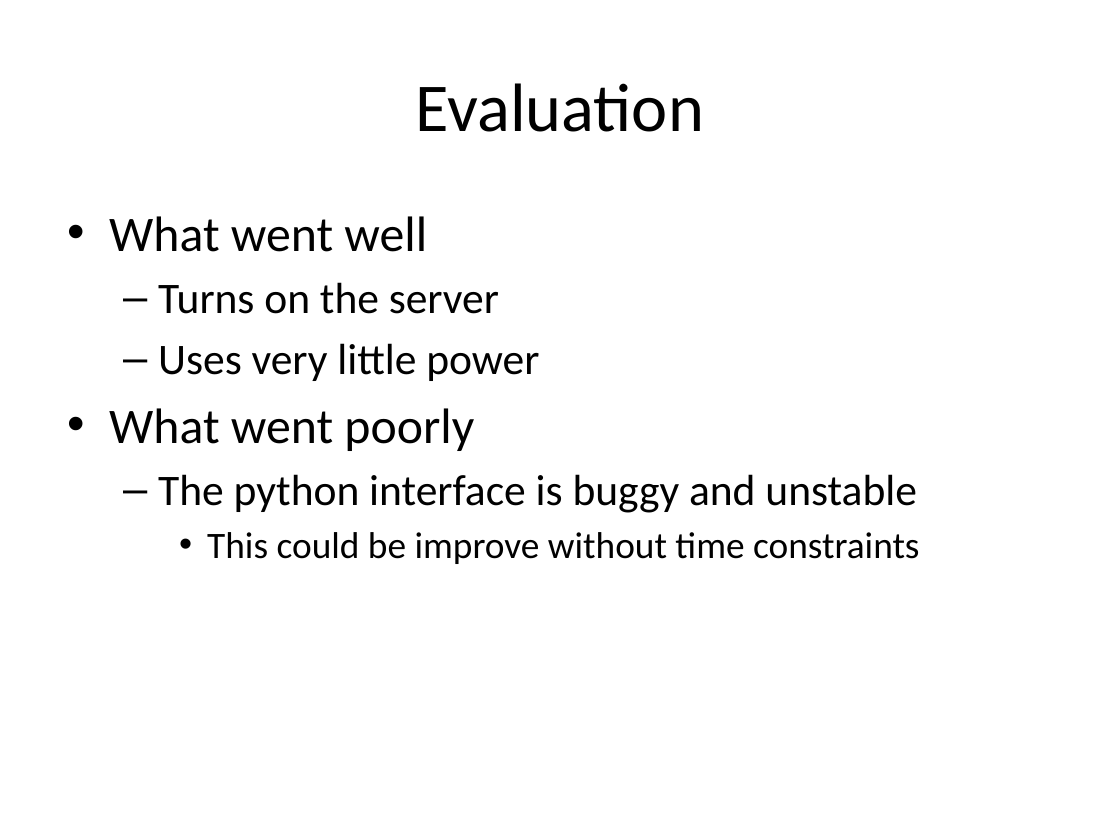
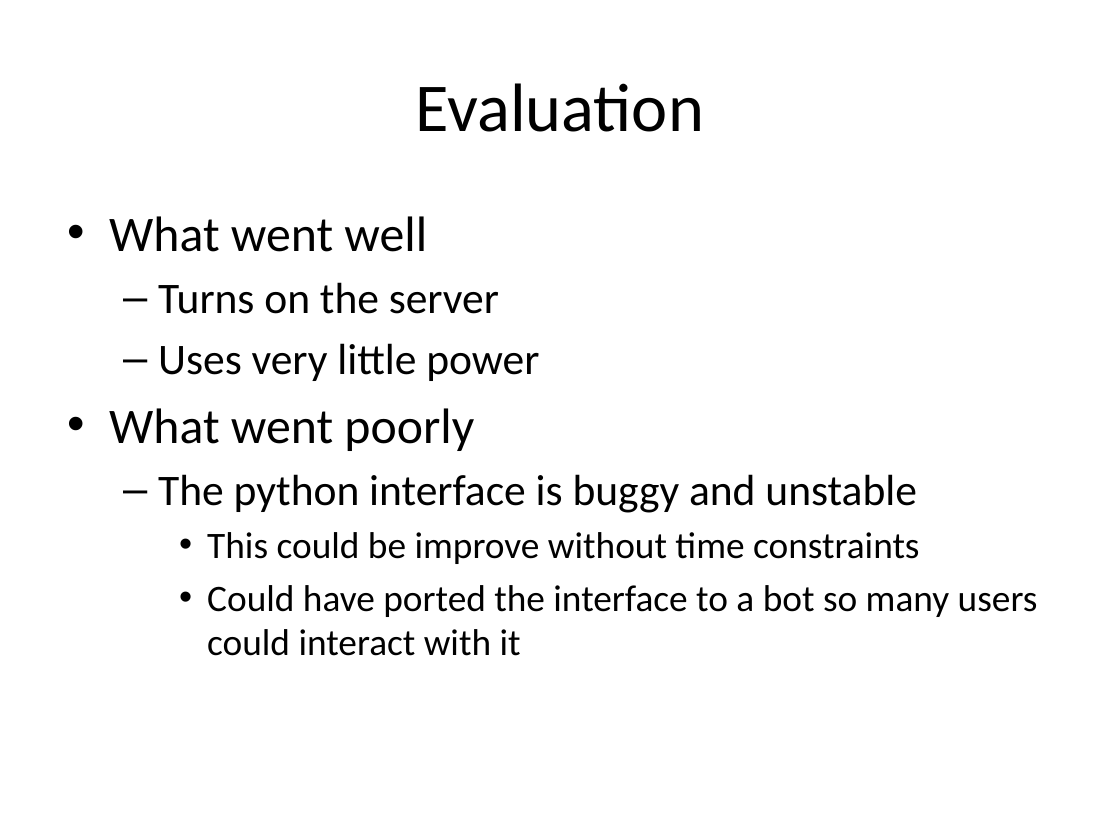
Before and after one commit to AngrySaltyFish/EPQ, a slide deck: slide 15 of EPQ – Artefact.pptx. Drawn at 1120x840 pixels with LibreOffice and Linux fonts; fonts in the diff are those of the drawing. Boxes give left, top, right and bottom in pixels: in the first picture for what was removed or moved away, otherwise in the second. Text is boxed around its words. In the diff, an @@ line names an element or a change of style, - is before the commit and + after.

```diff
--- a/EPQ – Artefact.pptx
+++ b/EPQ – Artefact.pptx
@@ text at box(207, 585, 1038, 656): paragraph added @@
+    • Could have ported the interface to a bot so many users could interact with it
```
Also in this commit, not shown: 3 other slides changed, 1 slide added, 1 other file.
